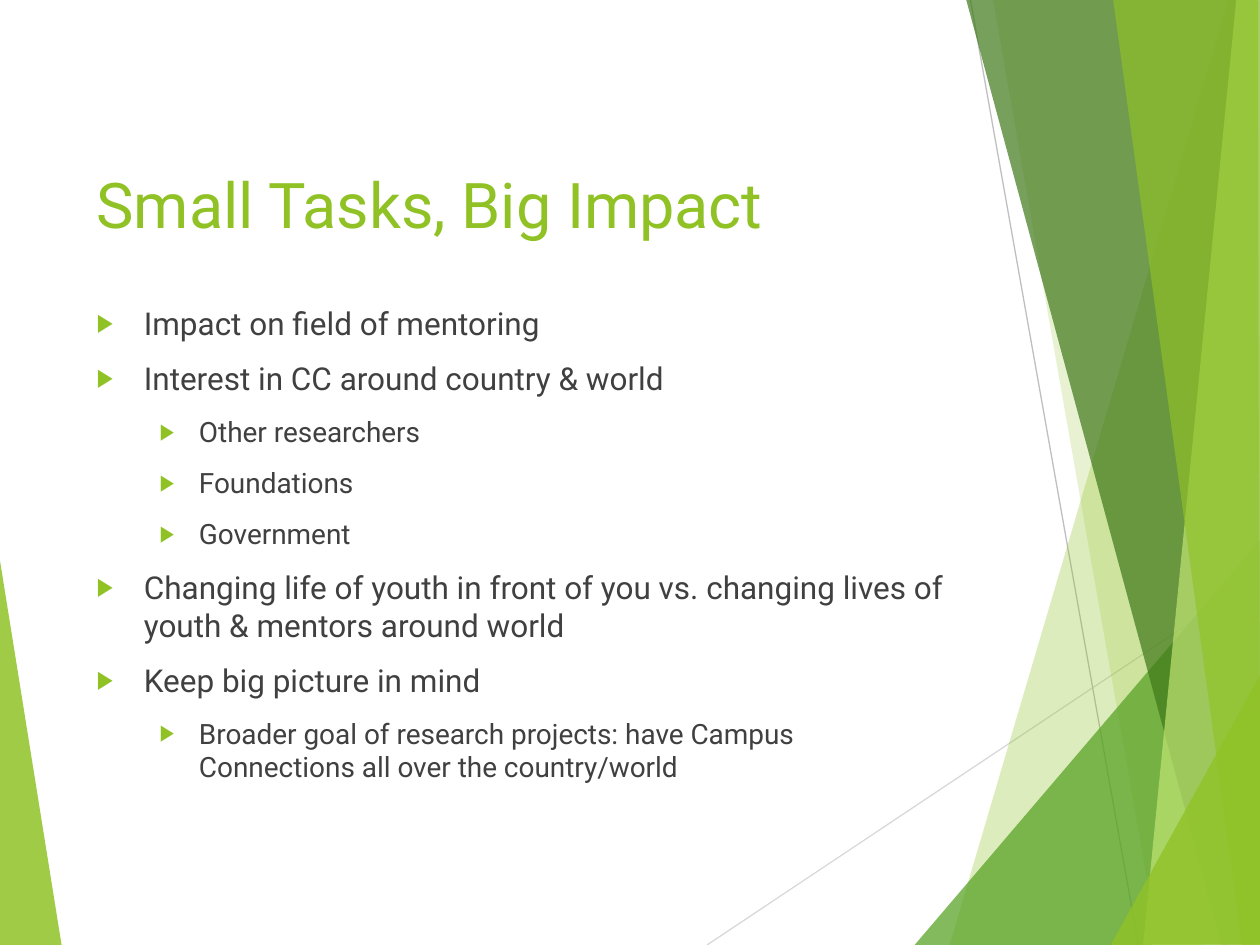
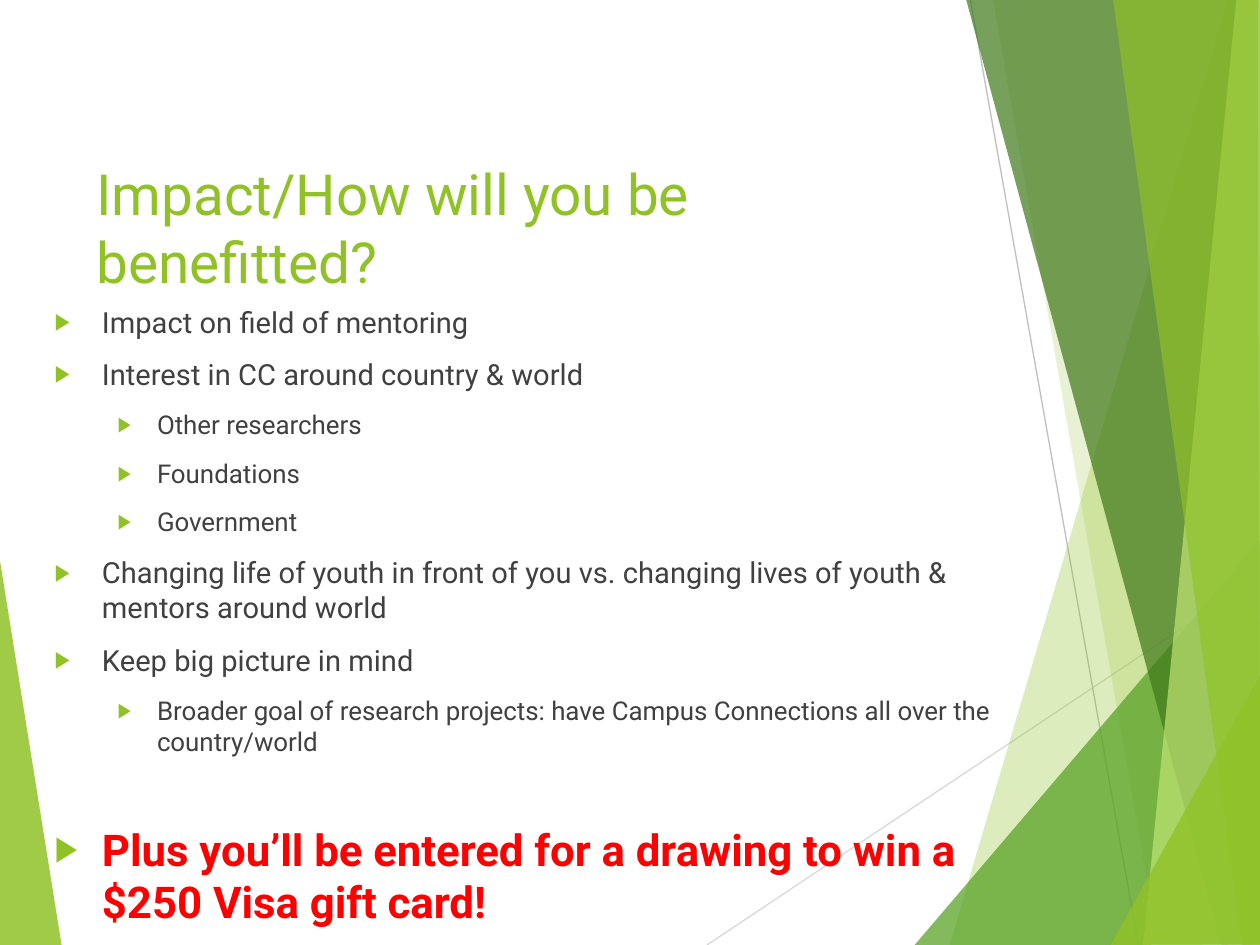
Before and after one commit to ndyetz/Campus_Connections, a slide deck: slide 3 of Other/Research presentation for mentors.pptx (slide 4 before the commit). Drawn at 1260x945 pixels with LibreOffice and Linux fonts; fonts in the diff are those of the drawing. Boxes give left, top, right and bottom in pixels: in the first picture for what was removed or moved away, otherwise in the second. Text is boxed around its words. In the diff, an @@ line names an element or a change of style, - is before the commit and + after.

```diff
--- a/Other/Research presentation for mentors.pptx
+++ b/Other/Research presentation for mentors.pptx
@@ title at box(97, 172, 689, 284): text changed; size 36 to 32.4 pt @@
-Small Tasks, Big Impact
+Impact/How will you be benefitted?
@@ text "Impact on field of mentoring": place and size @@
-text "Impact on field of mentoring" at box(144, 311, 943, 783)
+text "Impact on field of mentoring" at box(102, 311, 989, 927)
@@ text at box(102, 311, 989, 757): size 18 to 16.6 pt in "Impact on field of mentoring", "Interest in CC around country & world", "Changing life of youth in front of ...", "Keep big picture in mind"; size 16 to 14.8 pt in "Other researchers", "Foundations", "Government", "Broader goal of research projects: have Campus ..." @@
@@ text at box(102, 832, 955, 927): paragraph added @@
+▶ Plus you’ll be entered for a drawing to win a $250 Visa gift card!
```
Also in this commit, not shown: 2 other slides changed, 1 slide added, 1 slide removed, 5 other files.
